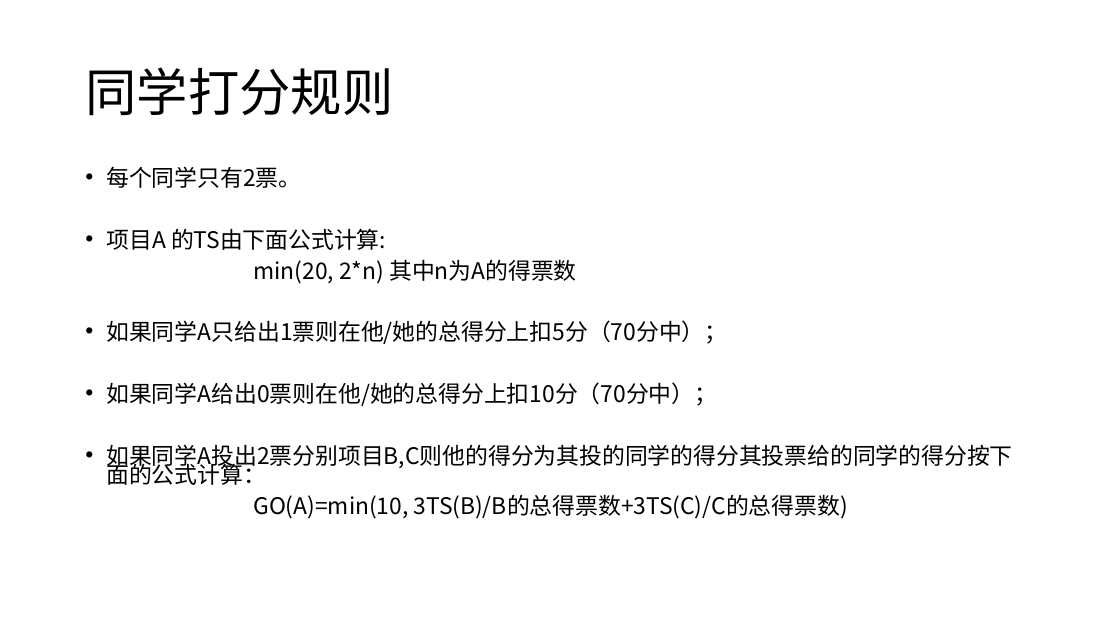
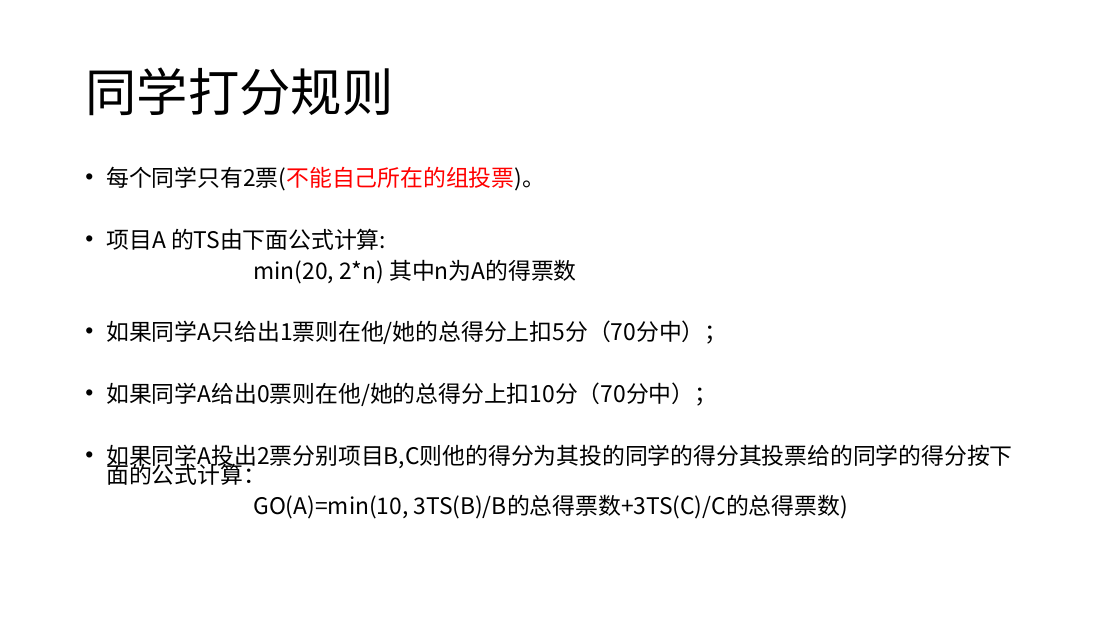
Before and after one commit to djuanbei/18Android1, a slide deck: slide 3 of project/project.pptx. Drawn at 1120x630 pixels with LibreOffice and Linux fonts; fonts in the diff are those of the drawing. Boxes give left, top, right and bottom in pixels: in the first picture for what was removed or moved away, otherwise in the second. Text is boxed around its words. In the diff, an @@ line names an element or a change of style, - is before the commit and + after.

```diff
--- a/project/project.pptx
+++ b/project/project.pptx
@@ text at <box>106,166,545,191</box>: text changed @@
-• 每个同学只有2票。
+• 每个同学只有2票(不能自己所在的组投票)。
```
Also in this commit, not shown: 1 other file.
